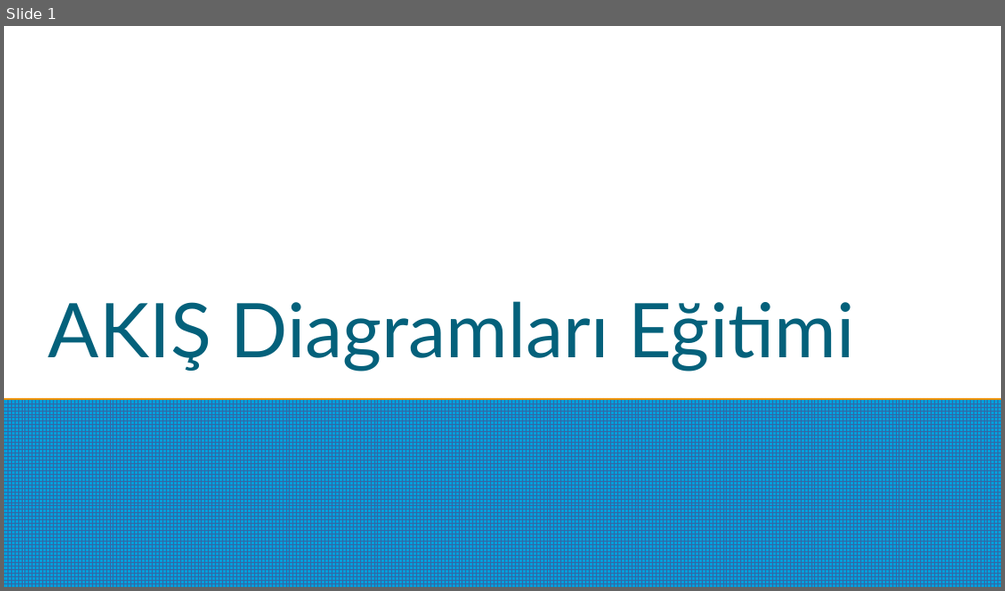
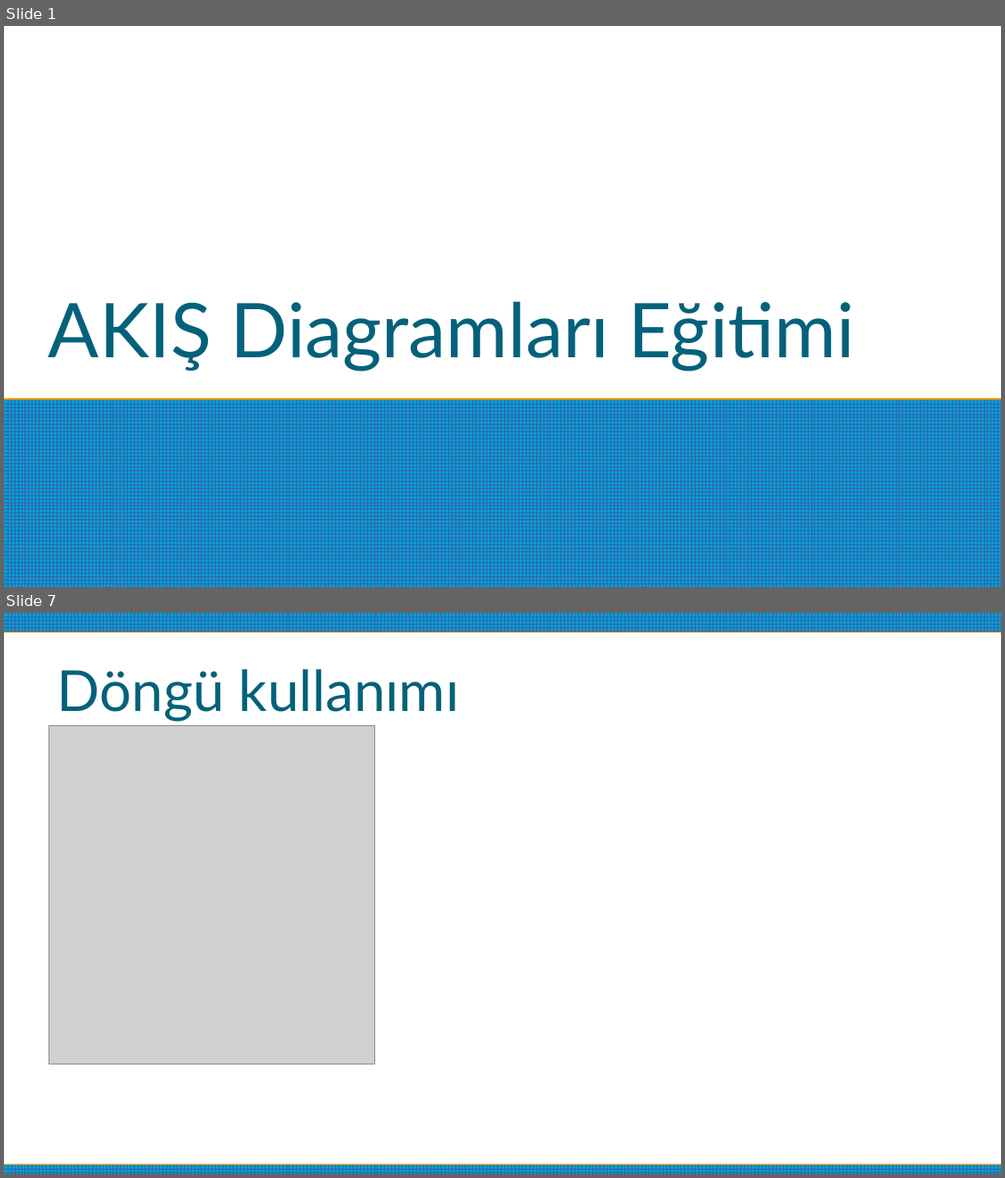
Before and after one commit to ulaskorpe/study, a slide deck: flow_charts.odp. Shown one above the other, each under a label of ours: slide 1 before the commit, slides 1 and 7 after it; the slides between them are not shown. The pictures are 1005x591 and 1005x1178 pixels, drawn with LibreOffice and Linux fonts; fonts in the diff are those of the drawing; grey boxes stand for pictures. Boxes give left, top, right and bottom in pixels: in the first picture for what was removed or moved away, otherwise in the second. Text is boxed around its words. In the diff, an @@ line names an element or a change of style, - is before the commit and + after.

```diff
--- a/flow_charts.odp
+++ b/flow_charts.odp
@@ slide 7 added at box(4, 613, 1001, 1174), background #FFFFFF @@
@@ rectangle added at box(4, 613, 1001, 631), fill pattern #3465A4 on #009EDA @@
@@ title added at box(57, 669, 459, 722), 45 pt, text #04617B @@
+Döngü kullanımı
@@ picture added at box(49, 726, 375, 1064) @@
@@ rectangle added at box(4, 1165, 1001, 1174), fill pattern #3465A4 on #009EDA @@
```
Also in this commit, not shown: 1 slide changed, 6 other slides added, 1 slide removed, 1 other file.
